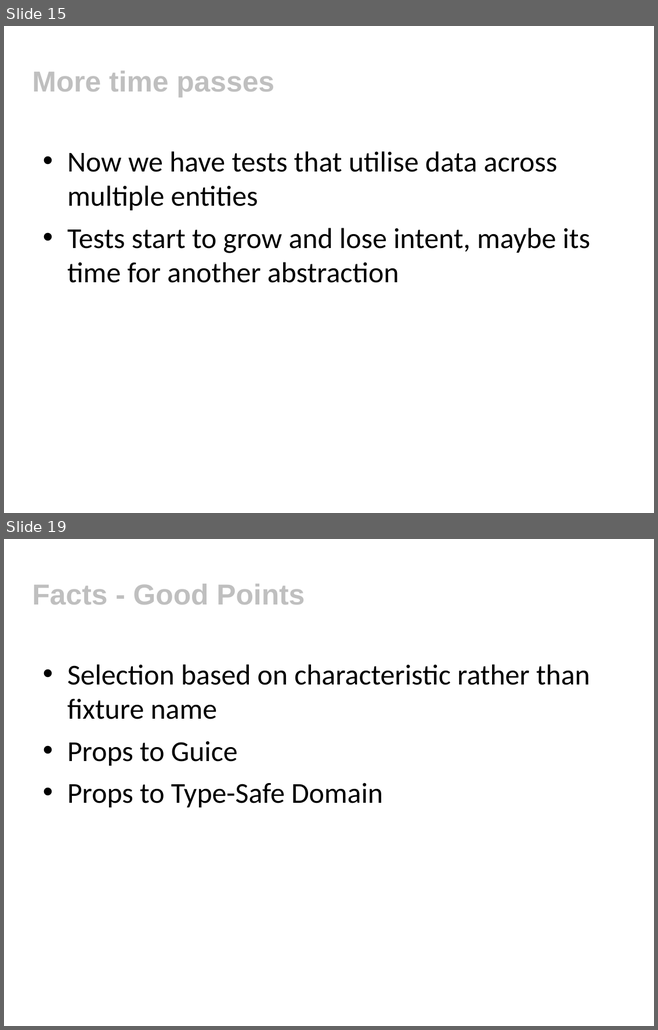
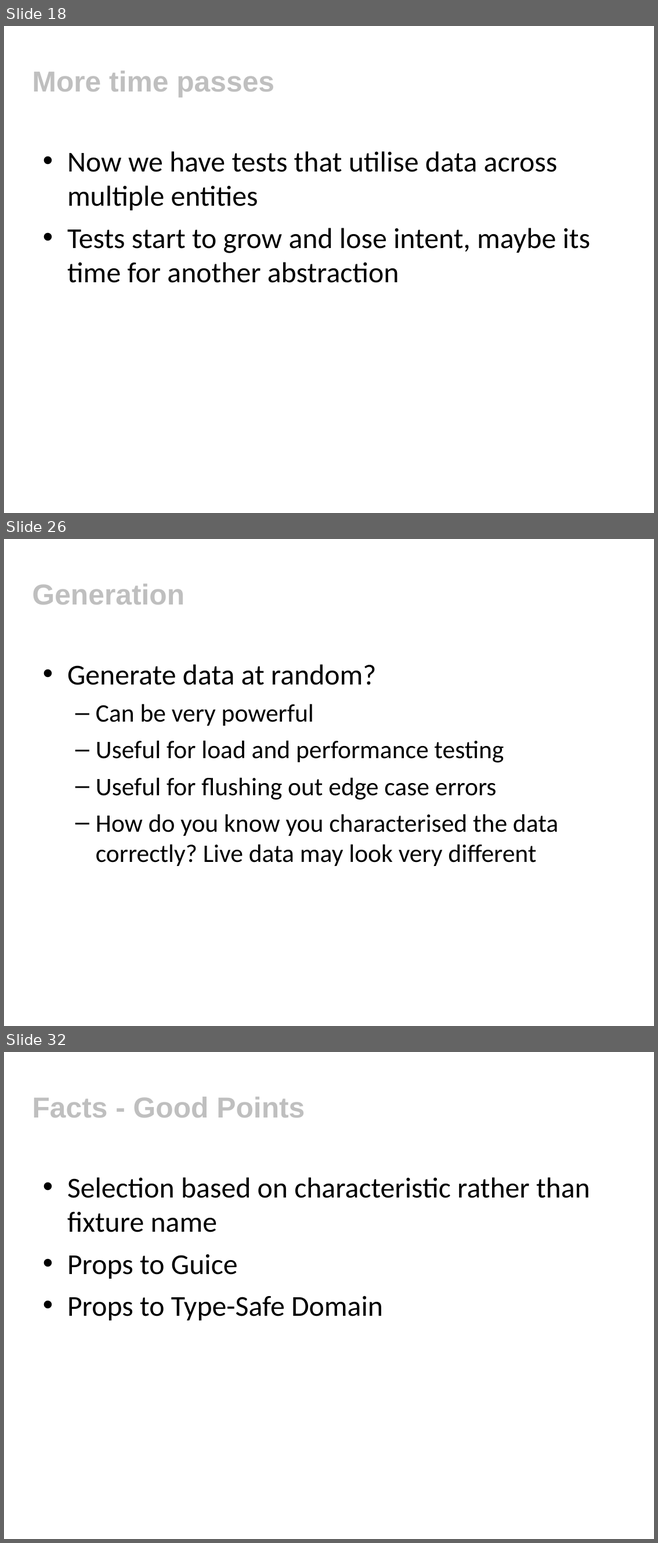
Before and after one commit to tobyclemson/test-data-generation-and-verification-presentation, a slide deck: test-data-generation-and-verification.ppt. Shown one above the other, each under a label of ours: slides 15 and 19 before the commit, slides 18, 26 and 32 after it; the slides between them are not shown. The pictures are 658x1030 and 658x1543 pixels, drawn with LibreOffice and Linux fonts; fonts in the diff are those of the drawing; background and template pictures are left out. Boxes give left, top, right and bottom in pixels: in the first picture for what was removed or moved away, otherwise in the second. Text is boxed around its words. In the diff, an @@ line names an element or a change of style, - is before the commit and + after.

```diff
--- a/test-data-generation-and-verification.ppt
+++ b/test-data-generation-and-verification.ppt
@@ slide 26 added at (x1=4, y1=539, x2=654, y2=1026), background #FFFFFF @@
@@ title added at (x1=32, y1=584, x2=185, y2=605), 32 pt, text #BFBFBF, bold @@
+Generation
@@ text added at (x1=67, y1=664, x2=558, y2=866), 28 pt, text #000000 @@
+• Generate data at random?
+  – Can be very powerful
+  – Useful for load and performance testing
+  – Useful for flushing out edge case errors
+  – How do you know you characterised the data correctly? Live data may look very different
@@ what was slide 15 is now slide 18 @@
@@ what was slide 19 is now slide 32 @@
```
Also in this commit, not shown: 4 slides changed, 12 other slides added, 1 other file.
